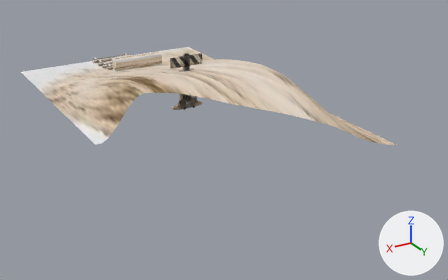
An edit to the glTF model public/assets/models/wasteland/rail/rail-props.glb, drawn before and after from the same camera.
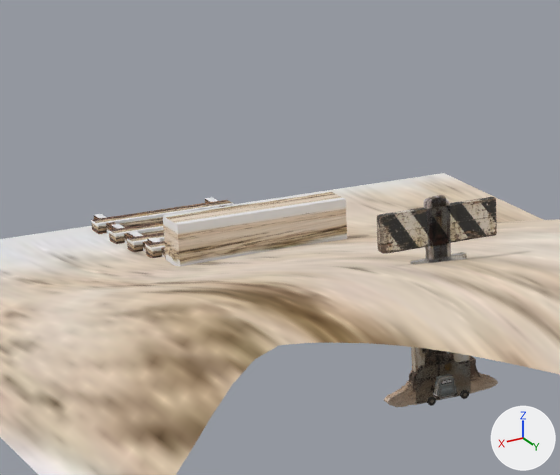
Each version is shown whole from a 50 mm lens placed at (9.65, 18.61, 7.71), pointed at (-0.7, 1.37, -0.91), then close up on the part from 15% to 49% of the width and 0% to 46% of the height. Arrows for +X, +Y and +Z are at lower right; the lights stay in place. The older version's two pictures come first. Everything nearer to the camera than a plane just in front of the edit is cut away. Where no turn or scale is listed for an object, it has been applied to the vertices. Vertices at exactly the same position are counted once.

The older version as bpy lines, for what is in view:
```python
ob_case_tin_car_wheel = bpy.data.objects.new('case-tin-car-wheel', me_cylinder)
ob_case_tin_car_wheel.location = (-0.18, 0.132, 0.043)
ob_case_tin_car_wheel_002 = bpy.data.objects.new('case-tin-car-wheel.002', me_cylinder_004)
ob_case_tin_car_wheel_002.location = (0.18, 0.132, 0.043)
ob_hook_and_ladle = bpy.data.objects.new('hook-and-ladle', me_hook_and_ladle)
ob_hook_and_ladle.location = (0.0, 0.0, 0.0)
ob_sand_drag_rails = bpy.data.objects.new('sand-drag-rails', me_sand_drag_rails)
ob_sand_drag_rails.location = (0.0, 0.0, 0.0)
ob_sand_drag_sleepers = bpy.data.objects.new('sand-drag-sleepers', me_sand_drag_sleepers)
ob_sand_drag_sleepers.location = (0.0, 0.0, 0.0)
ob_sand_drag_stop_block = bpy.data.objects.new('sand-drag-stop-block', me_sand_drag_stop_block)
ob_sand_drag_stop_block.location = (0.0, 0.0, 0.0)
# also in view: 'sand-drag' at (0.0, 0.0, 0.77); 'bare-lever' at (0.0, 0.0, 0.6); 'branch-post' at (0.0, 0.0, 1.0); 'brake-board' at (0.0, 0.0, 1.0)
```
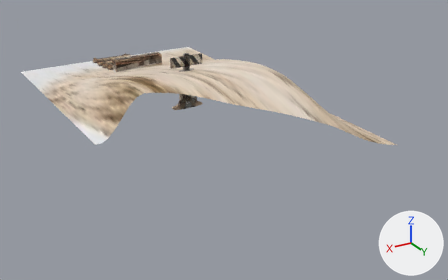
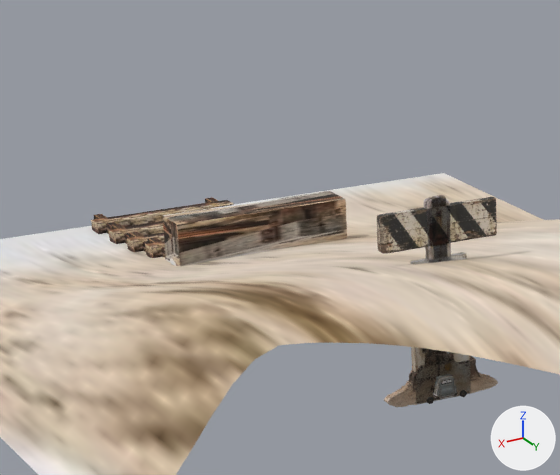
Pixel boxes [x1, y1, x2, y2] of what changed, in the close-ups (560 x 475 px):
```json
{"object": "case-tin-car-wheel", "change": "moved", "before": [460, 390, 469, 399], "after": [460, 390, 467, 397]}
{"object": "case-tin-car-wheel.002", "change": "moved", "before": [427, 397, 436, 406], "after": [427, 397, 434, 404]}
{"part": 1, "of": "me_sand_drag_rails", "change": "surface changed", "before": [94, 197, 223, 257], "after": [94, 197, 223, 257]}
{"part": 2, "of": "me_sand_drag_sleepers", "change": "surface changed", "before": [91, 200, 234, 259], "after": [91, 200, 234, 259], "on screen": "darker"}
{"part": 3, "of": "me_sand_drag_stop_block", "change": "surface changed", "before": [163, 191, 347, 266], "after": [163, 191, 347, 266], "on screen": "darker"}
```

The change, as JSON lines over the scene's bpy script:
```json
{"block": "me_sand_drag_rails", "where": "me_sand_drag_rails.from_pydata(...)  # 80 vertices, 120 faces; spans x -0.77..0.77, y -7.52..-4.48, z 0.0..0.39"}
{"block": "me_sand_drag_rails", "where": "# used by ob_sand_drag_rails; location = (0.0, 0.0, 0.0)"}
{"block": "me_sand_drag_rails", "change": "me_sand_drag_rails part 1: texture (UV) coordinates of 120 of 120 faces, centred in x -0.77..0.77, y -7.52..-4.48, z 0.0..0.39, changed; they spanned u 0.34..0.53, v 0.4..0.5 and now span u 0.34..0.53, v 0.4..0.44"}
{"block": "me_sand_drag_sleepers", "where": "me_sand_drag_sleepers.from_pydata(...)  # 40 vertices, 60 faces; spans x -0.88..0.88, y -7.31..-4.69, z 0.0..0.39"}
{"block": "me_sand_drag_sleepers", "where": "# used by ob_sand_drag_sleepers; location = (0.0, 0.0, 0.0)"}
{"block": "me_sand_drag_sleepers", "change": "me_sand_drag_sleepers part 2: texture (UV) coordinates of 60 of 60 faces, centred in x -0.88..0.88, y -7.31..-4.69, z 0.0..0.39, changed; they spanned u 0.28..0.41, v 0.3..0.44 and now span u 0.34..0.53, v 0.37..0.41"}
{"block": "me_sand_drag_stop_block", "where": "me_sand_drag_stop_block.from_pydata(...)  # 8 vertices, 12 faces; spans x -1.0..1.0, y -4.56..-4.14, z 0.36..0.86"}
{"block": "me_sand_drag_stop_block", "where": "# used by ob_sand_drag_stop_block; location = (0.0, 0.0, 0.0)"}
{"block": "me_sand_drag_stop_block", "change": "me_sand_drag_stop_block part 3: texture (UV) coordinates of 12 of 12 faces, centred in x -1.0..1.0, y -4.56..-4.14, z 0.36..0.86, changed; they spanned u 0.81..0.85, v 0.28..0.6 and now span u 0.68..0.74, v 0.35..0.56"}
{"op": "set", "path": "ob_case_tin_car_wheel.location", "old": "(-0.18, 0.132, 0.043)", "new": "(-0.18, 0.105, 0.043)"}
{"op": "set", "path": "ob_case_tin_car_wheel_002.location", "old": "(0.18, 0.132, 0.043)", "new": "(0.18, 0.105, 0.043)"}
```
